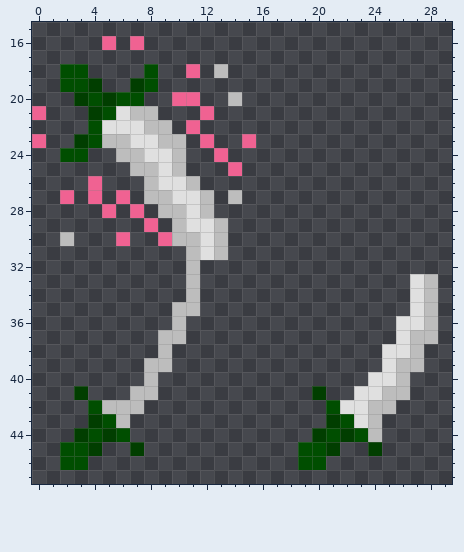
Pixel-art sprite -- Units/spectral_blade_amaterasu.png. Above: the version before the commit.
The file is 32x48 pixels. Shown: x 0..29, y 15..47.
And afterwards:
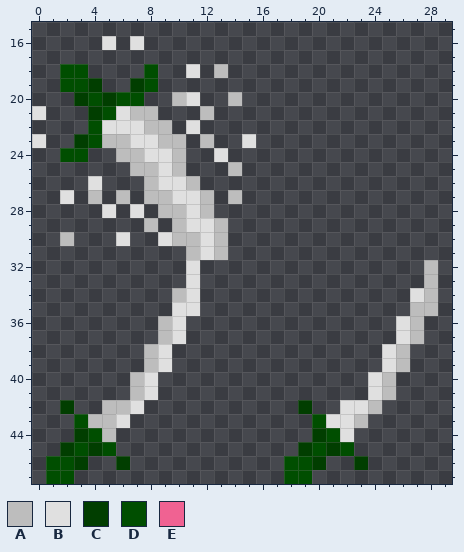
Palette (. is transparent): A #bdbdbd  B #e0e0e0  C #013e00  D #004e00  E #f06292
The edit:
{"y":16,"x":5,"old":"E","new":"B"}
{"y":16,"x":7,"old":"E","new":"B"}
{"y":18,"x":11,"old":"E","new":"B"}
{"y":20,"x":10,"old":"EE","new":"AB"}
{"y":21,"x":0,"old":"E","new":"B"}
{"y":21,"x":12,"old":"E","new":"A"}
{"y":22,"x":11,"old":"E","new":"B"}
{"y":23,"x":0,"old":"E","new":"B"}
{"y":23,"x":12,"old":"E","new":"A"}
{"y":23,"x":15,"old":"E","new":"B"}
{"y":24,"x":13,"old":"E","new":"B"}
{"y":25,"x":14,"old":"E","new":"A"}
{"y":26,"x":4,"old":"E","new":"B"}
{"y":27,"x":2,"old":"E","new":"B"}
{"y":27,"x":4,"old":"E","new":"A"}
{"y":27,"x":6,"old":"E","new":"A"}
{"y":28,"x":5,"old":"E","new":"B"}
{"y":28,"x":7,"old":"E","new":"B"}
{"y":29,"x":8,"old":"E","new":"A"}
{"y":30,"x":6,"old":"E","new":"B"}
{"y":30,"x":9,"old":"E","new":"B"}
{"y":32,"x":11,"old":"A","new":"B"}
{"y":32,"x":28,"old":".","new":"A"}
{"y":33,"x":11,"old":"A","new":"B"}
{"y":33,"x":27,"old":"B","new":"."}
{"y":34,"x":10,"old":".A","new":"AB"}
{"y":35,"x":10,"old":"AA","new":"BB"}
{"y":35,"x":27,"old":"B","new":"A"}
{"y":36,"x":9,"old":".A","new":"AB"}
{"y":36,"x":27,"old":"BA","new":"A."}
{"y":37,"x":10,"old":"A","new":"B"}
{"y":37,"x":28,"old":"A","new":"."}
{"y":38,"x":8,"old":".A","new":"AB"}
{"y":38,"x":26,"old":"BA","new":"A."}
{"y":39,"x":9,"old":"A","new":"B"}
{"y":39,"x":27,"old":"A","new":"."}
{"y":40,"x":7,"old":".A","new":"AB"}
{"y":40,"x":25,"old":"BA","new":"A."}
{"y":41,"x":3,"old":"C","new":"."}
{"y":41,"x":8,"old":"A","new":"B"}
{"y":41,"x":20,"old":"C","new":"."}
{"y":41,"x":23,"old":"B","new":"."}
{"y":41,"x":26,"old":"A","new":"."}
{"y":42,"x":2,"old":".","new":"C"}
{"y":42,"x":4,"old":"D","new":"."}
{"y":42,"x":7,"old":"A","new":"B"}
{"y":42,"x":19,"old":".","new":"C"}
{"y":42,"x":21,"old":"D","new":"."}
{"y":42,"x":25,"old":"A","new":"."}
{"y":43,"x":3,"old":".CDA","new":"DAAB"}
{"y":43,"x":20,"old":".CDBA","new":"DBBA."}
{"y":44,"x":5,"old":"CD","new":"A."}
{"y":44,"x":22,"old":"CDA","new":"B.."}
{"y":45,"x":2,"old":"D","new":"C"}
{"y":45,"x":5,"old":".","new":"D"}
{"y":45,"x":7,"old":"C","new":"."}
{"y":45,"x":19,"old":"D","new":"C"}
{"y":45,"x":22,"old":".","new":"D"}
{"y":45,"x":24,"old":"C","new":"."}
{"y":46,"x":1,"old":".","new":"D"}
{"y":46,"x":3,"old":"D","new":"C"}
{"y":46,"x":6,"old":".","new":"C"}
{"y":46,"x":18,"old":".","new":"D"}
{"y":46,"x":20,"old":"D","new":"C"}
{"y":46,"x":23,"old":".","new":"C"}
{"y":47,"x":1,"old":"..","new":"DD"}
{"y":47,"x":18,"old":"..","new":"DD"}
{"label":"changed","picture_box":[32,36,256,484]}
{"label":"changed","picture_box":[284,260,438,484]}
